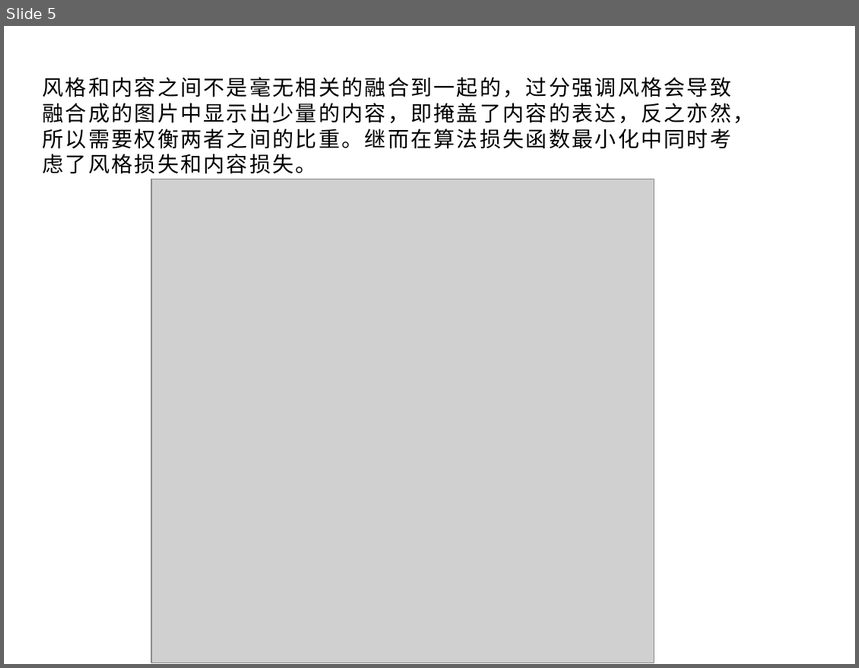
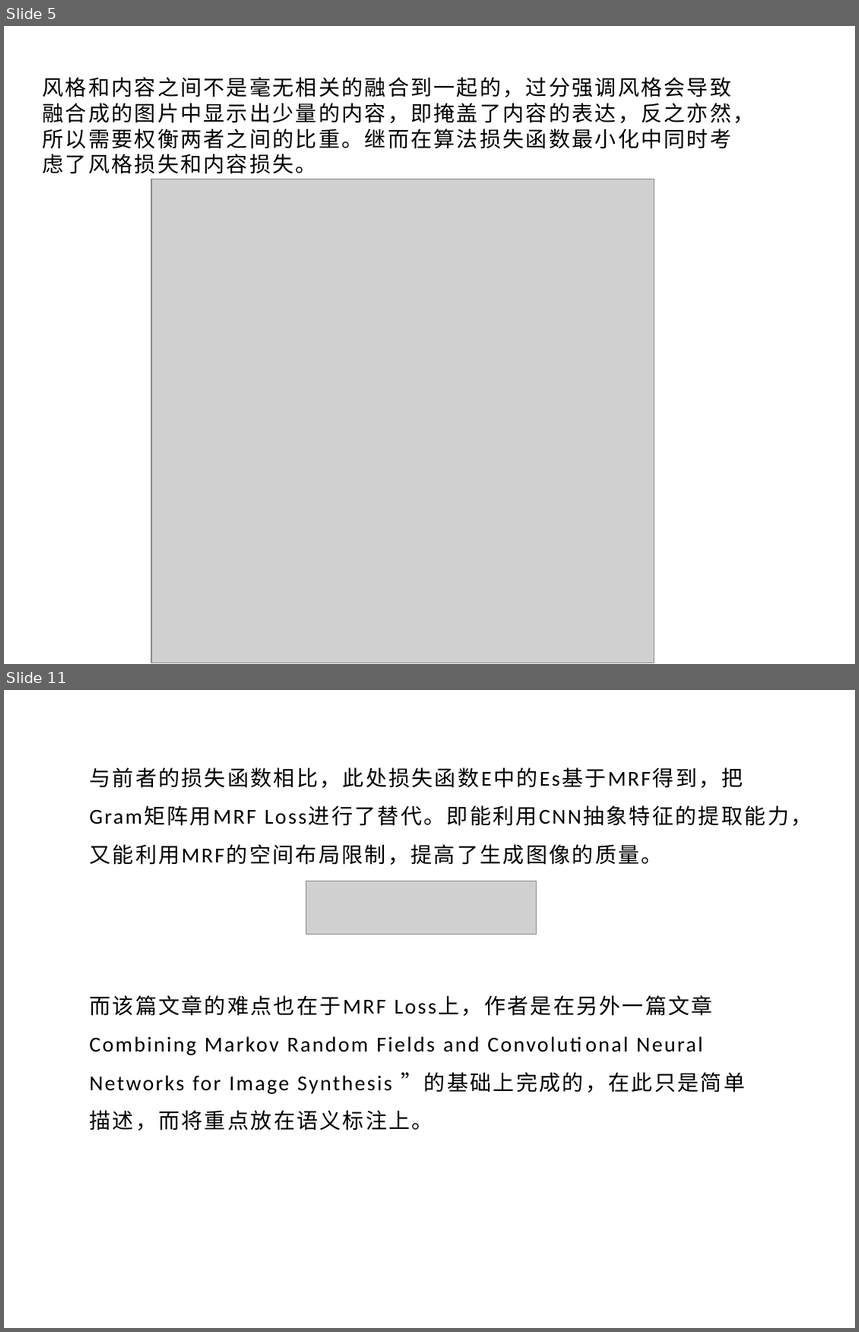
Before and after one commit to xionglong58/github, a slide deck: demo.pptx. Shown one above the other, each under a label of ours: slide 5 before the commit, slides 5 and 11 after it; the slides between them are not shown. The pictures are 859x668 and 859x1332 pixels, drawn with LibreOffice and Linux fonts; fonts in the diff are those of the drawing; grey boxes stand for pictures. Boxes give left, top, right and bottom in pixels: in the first picture for what was removed or moved away, otherwise in the second. Text is boxed around its words. In the diff, an @@ line names an element or a change of style, - is before the commit and + after.

```diff
--- a/demo.pptx
+++ b/demo.pptx
@@ slide 11 added at (4, 690, 855, 1328), background #FFFFFF @@
@@ text added at (89, 768, 812, 865), 18 pt, text #000000 @@
+与前者的损失函数相比，此处损失函数E中的Es基于MRF得到，把
+Gram矩阵用MRF Loss进行了替代。即能利用CNN抽象特征的提取能力，
+又能利用MRF的空间布局限制，提高了生成图像的质量。
@@ picture added at (306, 881, 537, 934) @@
@@ text added at (89, 996, 746, 1131), 18 pt, text #000000 @@
+而该篇文章的难点也在于MRF Loss上，作者是在另外一篇文章Combining Markov Random Fields and Convolutional Neural Networks for Image Synthesis ”的基础上完成的，在此只是简单描述，而将重点放在语义标注上。
```
Also in this commit, not shown: 3 slides changed, 3 other slides added, 1 slide removed.
